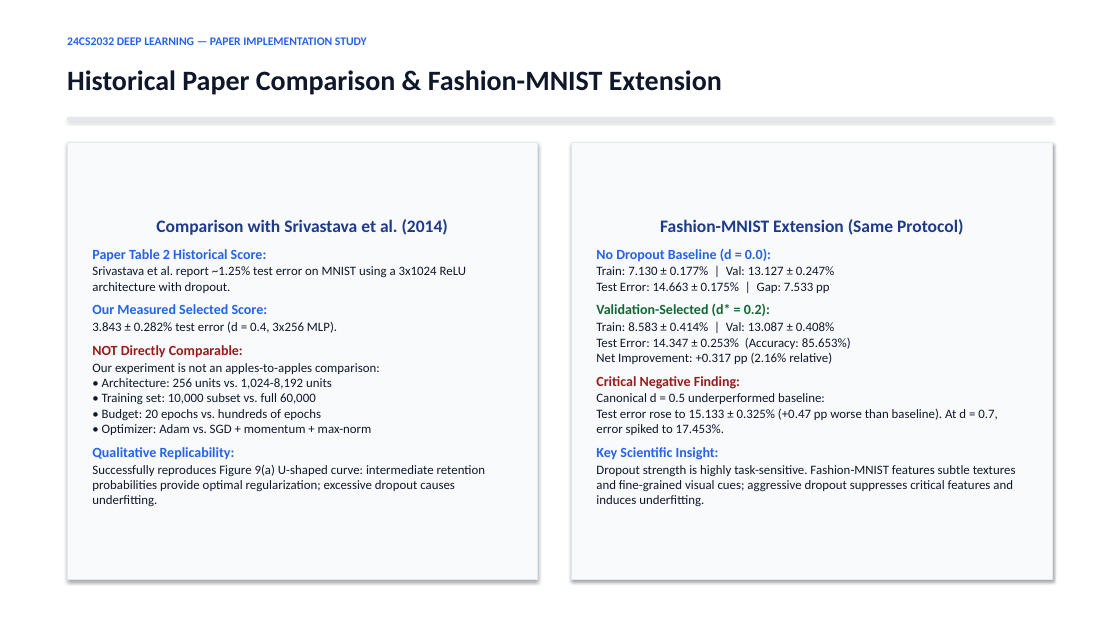
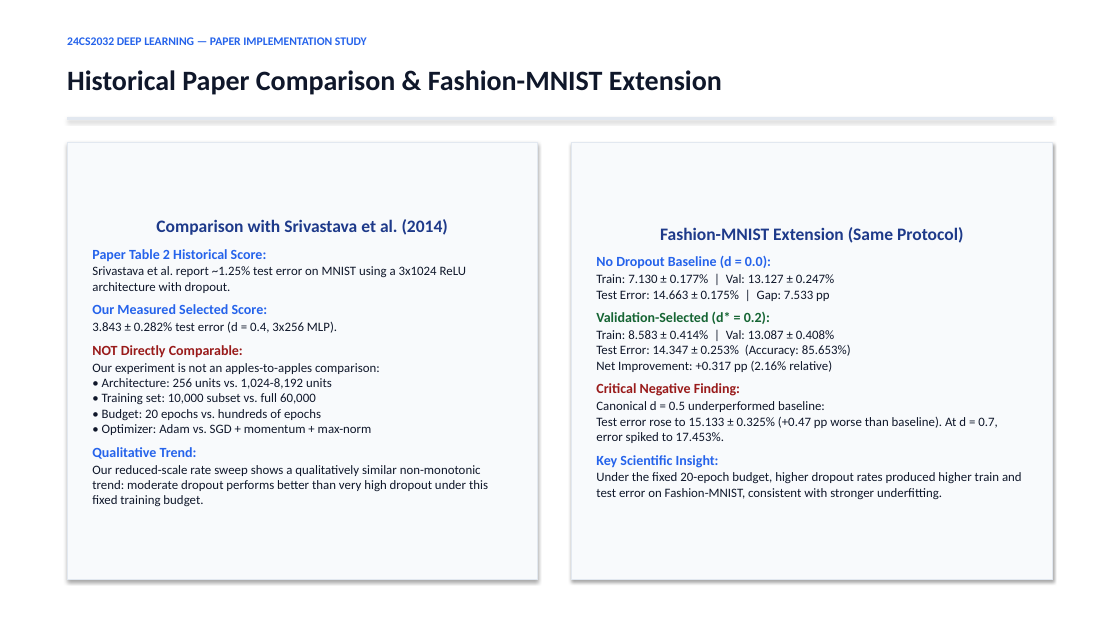
Before and after one commit to sg721642/24cs2032-dropout-paper-implementation, a slide deck: slide 6 of presentation/24CS2032_Dropout_Presentation.pptx. Drawn at 1120x630 pixels with LibreOffice and Linux fonts; fonts in the diff are those of the drawing. Boxes give left, top, right and bottom in pixels: in the first picture for what was removed or moved away, otherwise in the second. Text is boxed around its words. In the diff, an @@ line names an element or a change of style, - is before the commit and + after.

Commit message:
Refine presentation scientific wording and failure-case visuals

```diff
--- a/presentation/24CS2032_Dropout_Presentation.pptx
+++ b/presentation/24CS2032_Dropout_Presentation.pptx
@@ text in rectangle at (92, 447, 488, 506): text changed @@
-Qualitative Replicability:
-Successfully reproduces Figure 9(a) U-shaped curve: intermediate retention probabilities provide optimal regularization; excessive dropout causes underfitting.
+Qualitative Trend:
+Our reduced-scale rate sweep shows a qualitatively similar non-monotonic trend: moderate dropout performs better than very high dropout under this fixed training budget.
@@ text in rectangle at (596, 472, 1022, 499): text changed @@
-Dropout strength is highly task-sensitive. Fashion-MNIST features subtle textures and fine-grained visual cues; aggressive dropout suppresses critical features and induces underfitting.
+Under the fixed 20-epoch budget, higher dropout rates produced higher train and test error on Fashion-MNIST, consistent with stronger underfitting.
```
Also in this commit, not shown: 3 other slides changed, 3 other files.
